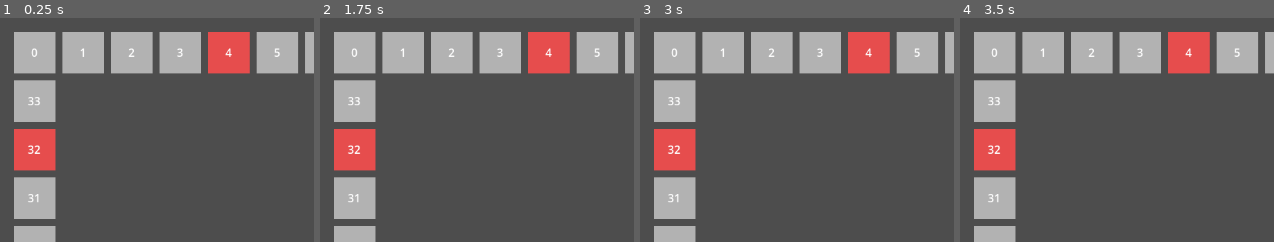
Above: before the commit, frames 1-4 (left to right).
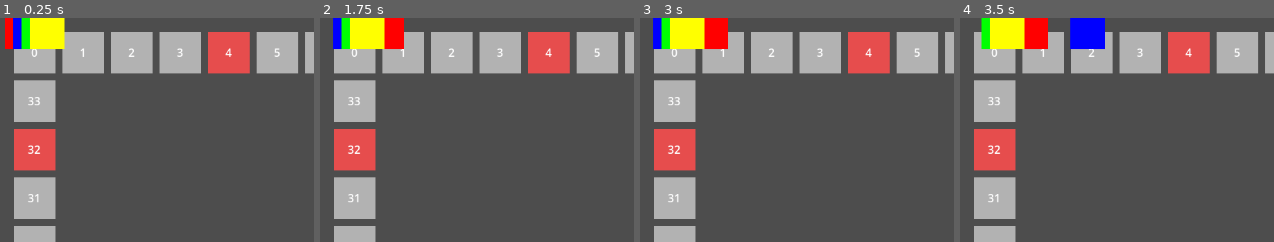
Above: after the commit, the same moments.

Repository: Zephyrdoestech/Pinoy-Party
Game: Godot game, scene res://scenes/Game.tscn
Same seed, same stepped clock (60 frames per second), same inputs: the game is played once before the commit and once after it.
Inputs:
- Up to frame 1 (0.25 s): no input
- Up to frame 2 (1.75 s): click "Roll Dice" at 0.5 s; click "Roll Dice" at 1.25 s
- Up to frame 3 (3 s): click "Roll Dice" at 2 s; tap Enter (ui_accept) at 2.75 s
- Up to frame 4 (3.5 s): tap 1 (p1_jump) at 3.02 s
The pictures show only the part of the screen within x 0-50%, y 0-50%; the shares and areas given below are measured in that part.

The runs differ from the first frame. In frame 1, 2.6% of the frame differs, in the area x 1-21%, y 0-14%; in frame 2, 3.1%; in frame 3, 3.3%; in frame 4, 4.5%, in the area x 6-47%, y 0-14%.

Commit message:
Revert PlayerToken to ColorRect placeholder — no PNG spritesheets available yet (team uses Pixsquare)

Diff:
--- a/pinoy-party/scenes/Game.gd
+++ b/pinoy-party/scenes/Game.gd
@@ -9,22 +9,6 @@
 @onready var state_machine: StateMachine = $StateMachine
 
 var tokens: Array[Node2D] = []
-
-# ---------------------------------------------------------------------------
-# Character sprite paths — one SpriteFrames .tres per player (0-indexed).
-# These files are generated by the AsepriteWizard editor dock:
-#   1. Open the AsepriteWizard dock in Godot.
-#   2. Import each charac{N}_walkFront.aseprite to produce a SpriteFrames .tres.
-#   3. Save the output to the paths listed below.
-# Until those .tres files exist, tokens fall back to a blank AnimatedSprite2D
-# (no crash — just no visible sprite until baked).
-# ---------------------------------------------------------------------------
-const CHARACTER_SPRITE_FRAMES: Array[String] = [
-	"res://assets/board_characters/character1/charac1_walkFront.tres",  # Player 1
-	"res://assets/board_characters/character2/charac2_walkFront.tres",  # Player 2
-	"res://assets/board_characters/character3/charac3_walkFront.tres",  # Player 3
-	"res://assets/board_characters/character4/charac4_walkFront.tres",  # Player 4
-]
 
 func _ready() -> void:
 	_spawn_tokens()
@@ -38,25 +22,6 @@
 	for i in Constants.MAX_PLAYERS:
 		var token: Node2D = player_token_scene.instantiate()
 		add_child(token)
-
-		# Assign the SpriteFrames resource before setup() so the
-		# AnimatedSprite2D is populated when the animation is played.
-		if i < CHARACTER_SPRITE_FRAMES.size():
-			var frames_path: String = CHARACTER_SPRITE_FRAMES[i]
-			if ResourceLoader.exists(frames_path):
-				var frames := load(frames_path)
-				if frames is SpriteFrames:
-					token.sprite_frames = frames
-				else:
-					push_warning(
-						"Game._spawn_tokens: '%s' is not a SpriteFrames resource." % frames_path
-					)
-			else:
-				push_warning(
-					"Game._spawn_tokens: SpriteFrames not found at '%s'. " % frames_path
-					+ "Open AsepriteWizard and generate the .tres for character %d." % (i + 1)
-				)
-
 		token.setup(i, board)
 		token.movement_finished.connect(_on_token_movement_finished)
 		tokens.append(token)
--- a/pinoy-party/scenes/player/PlayerToken.tscn
+++ b/pinoy-party/scenes/player/PlayerToken.tscn
@@ -5,8 +5,11 @@
 [node name="PlayerToken" type="Node2D" unique_id=1295295330]
 script = ExtResource("1_rf7oy")
 
-[node name="Sprite" type="AnimatedSprite2D" parent="." unique_id=1682481046]
-scale = Vector2(0.5, 0.5)
+[node name="ColorRect" type="ColorRect" parent="." unique_id=1682481046]
+offset_left = -25.0
+offset_top = -25.0
+offset_right = 25.0
+offset_bottom = 25.0
 
 [node name="Label" type="Label" parent="." unique_id=1706046835]
 offset_right = 40.0
--- a/pinoy-party/scenes/player/player_token.gd
+++ b/pinoy-party/scenes/player/player_token.gd
@@ -7,30 +7,12 @@
 
 signal movement_finished(player_index: int)
 
-## Assign a SpriteFrames resource here per player (one per character).
-## Set in Game.gd._spawn_tokens() at runtime, or pre-assign in the editor.
-@export var sprite_frames: SpriteFrames
-
-@onready var sprite: AnimatedSprite2D = $Sprite
+@onready var color_rect: ColorRect = $ColorRect
 
 func setup(index: int, board: Node2D) -> void:
 	player_index = index
 	board_ref    = board
-
-	# Wire the SpriteFrames resource into the AnimatedSprite2D.
-	if sprite_frames != null:
-		sprite.sprite_frames = sprite_frames
-		# Play the front-facing idle walk animation as the board stance.
-		if sprite.sprite_frames.has_animation("walkFront"):
-			sprite.play("walkFront")
-		else:
-			# Fallback: play whatever the first animation is.
-			var anims := sprite.sprite_frames.get_animation_names()
-			if anims.size() > 0:
-				sprite.play(anims[0])
-	else:
-		push_warning("PlayerToken %d: no sprite_frames assigned." % index)
-
+	color_rect.color = GameManager.players[player_index]["color"]
 	global_position = board_ref.get_tile_position(0) + Utils.token_offset(player_index)
 
 func move_to(target_tile_index: int) -> void:
Not shown, changed: DEVLOG.md
